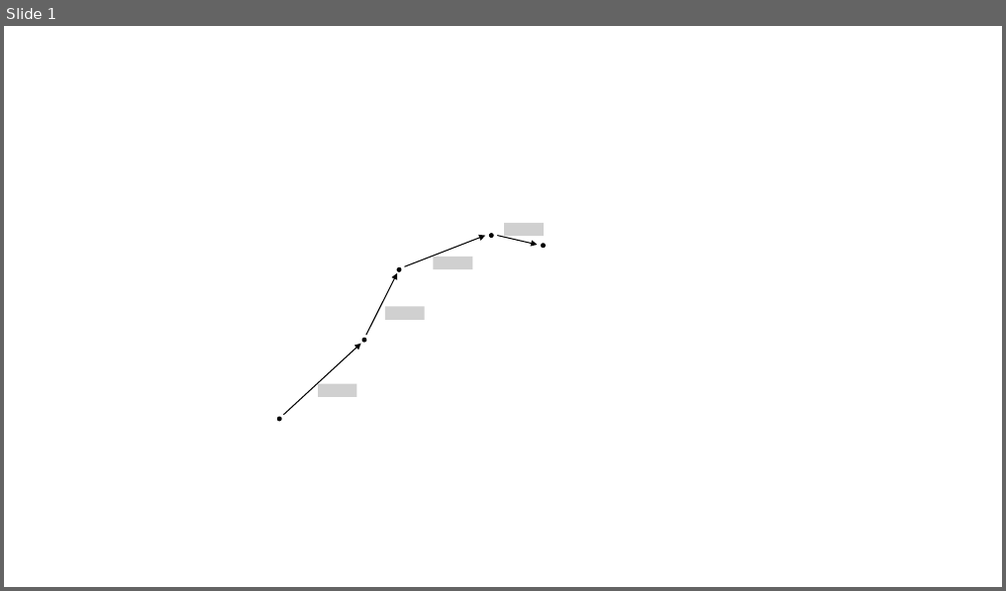
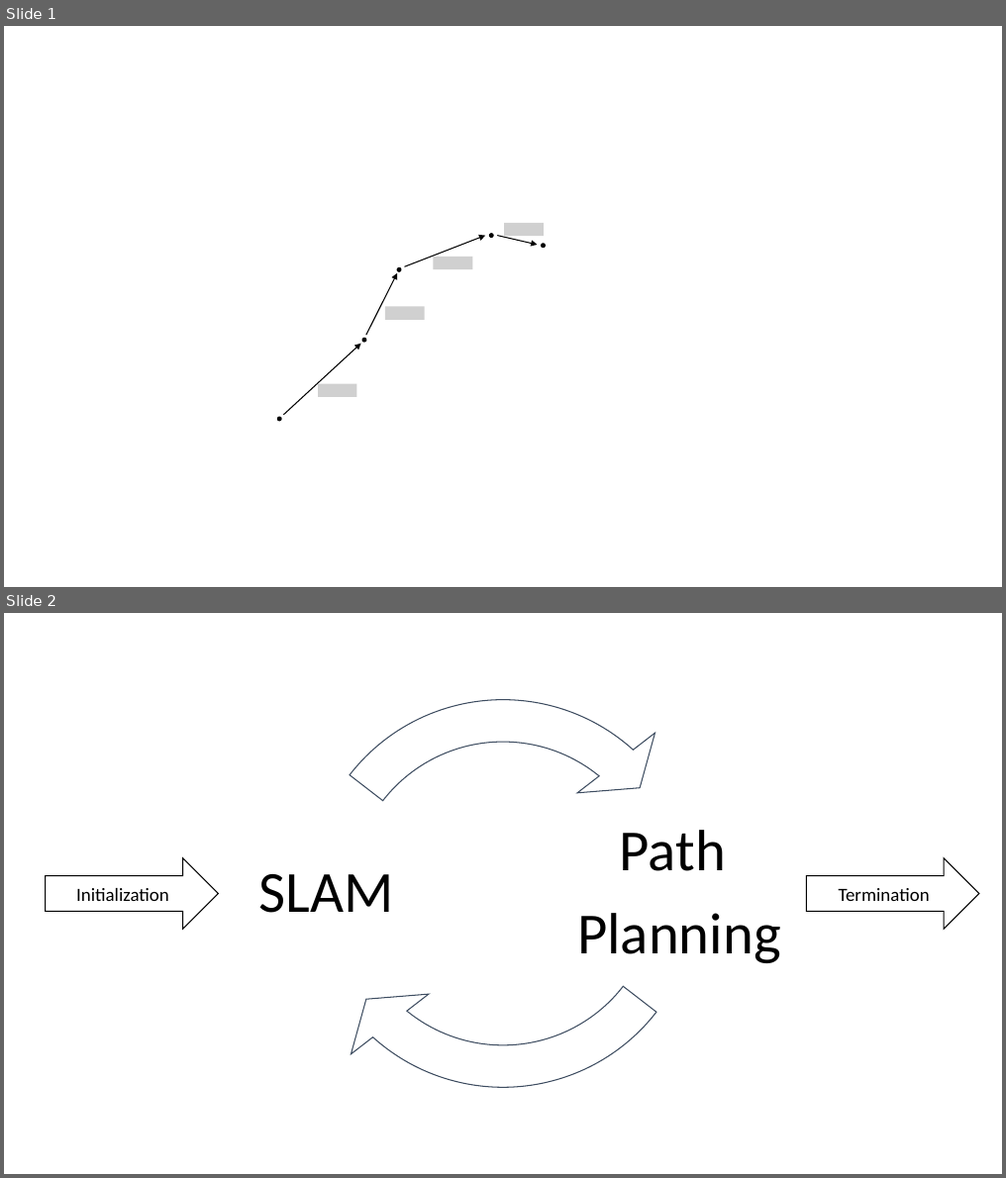
Before and after one commit to SimpleMathmatics/vSLAM-eval, a slide deck: thesis/masterthesis/img/ros.pptx. Shown one above the other, each under a label of ours: slide 1 before the commit, slides 1 and 2 after it. The pictures are 1006x591 and 1006x1178 pixels, drawn with LibreOffice and Linux fonts; fonts in the diff are those of the drawing; grey boxes stand for pictures; background and template pictures are left out. Boxes give left, top, right and bottom in pixels: in the first picture for what was removed or moved away, otherwise in the second. Text is boxed around its words. In the diff, an @@ line names an element or a change of style, - is before the commit and + after.

```diff
--- a/thesis/masterthesis/img/ros.pptx
+++ b/thesis/masterthesis/img/ros.pptx
@@ slide 2 added at (x1=4, y1=613, x2=1002, y2=1174), background #FFFFFF @@
@@ group added at (x1=259, y1=671, x2=781, y2=1115): 2 texts, 2 circular arrows @@
+Path
+Planning
+SLAM
@@ right arrow added at (x1=46, y1=859, x2=218, y2=930), fill #FFFFFF, outline #000000 1 pt, 18 pt, text #000000 @@
+Initialization
@@ right arrow added at (x1=807, y1=859, x2=979, y2=930), fill #FFFFFF, outline #000000 1 pt, 18 pt, text #000000 @@
+Termination
```
Also in this commit, not shown: 11 other files.
